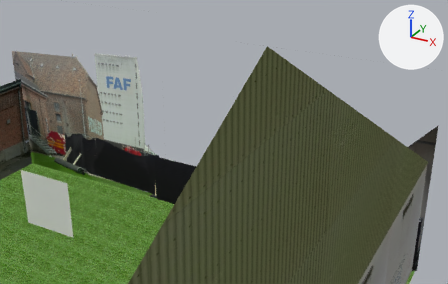
The Blender file Blender/garden.blend as it was, and as the next commit left it.
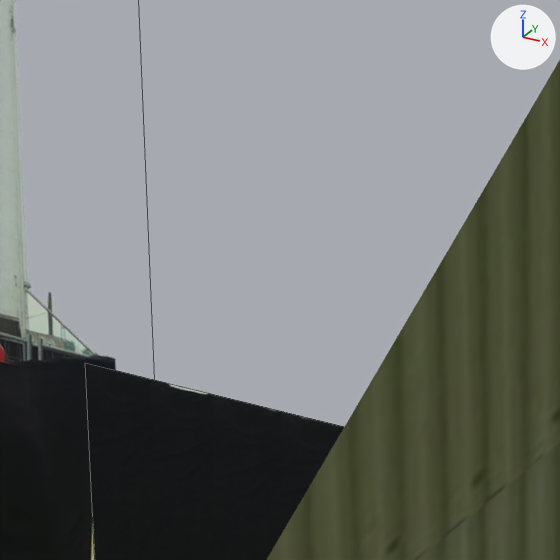
Each version appears first from a camera (50 mm lens) standing at (26.59, -22.43, 28.64) and looking at (2.0, 22.28, 6.28), and next in a close-up on the part from 31% to 52% of the width and 34% to 66% of the height. Arrows for +X, +Y and +Z are at upper right; the lights stay in place. The close-ups show mesh edges as thin lines.

The first close-up shows 'FAF', 'RearWall', 'StoreRoof'.
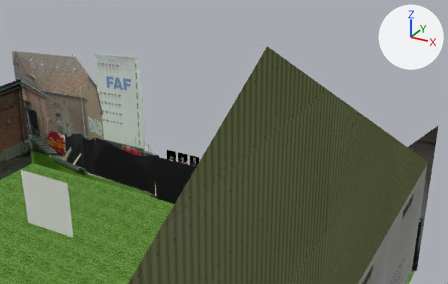
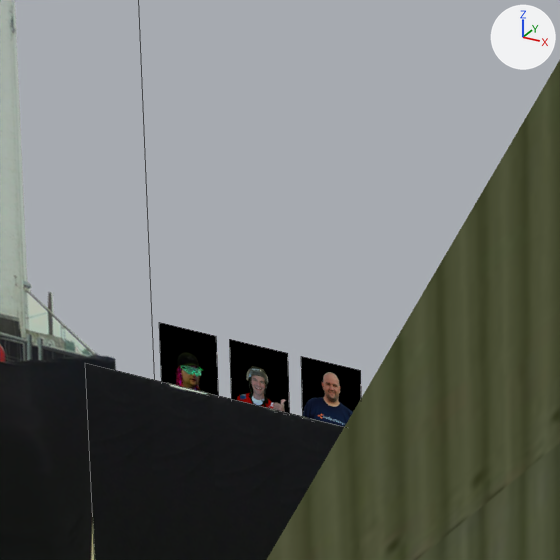
Pixel boxes (x1, y1, x2, y2) of what changed, in the close-ups (560 x 560 px):
'Heads-Shannon', added (black): after (230, 339, 290, 413)
'Heads-Rasmus', added (black): after (159, 322, 218, 395)
'Heads-Paul', added: after (301, 356, 361, 427)

The edits, one by one:
Picture 'Heads-Paul.png' (img_heads_paul_png) is new.
Picture 'Heads-Shannon.png' (img_heads_shannon_png) is new.
Picture 'Heads-Rasmus.png' (img_heads_rasmus_png) is new.
Material 'Material.003' (mat_material_003) is new.
Its texture is img_heads_paul_png.
Its roughness is 0.5.
Material 'Material.002' (mat_material_002) is new.
Its texture is img_heads_shannon_png.
Its roughness is 0.5.
Material 'Material.001' (mat_material_001) is new.
Its texture is img_heads_rasmus_png.
Its roughness is 0.5.
Mesh me_plane_007 is new.
It has 4 vertices, 1 face and spans x -1.0..1.0, y -1.0..1.0, z 0.0.
It uses material mat_material_003 (picture img_heads_paul_png).
Mesh me_plane_006 is new.
It has 4 vertices, 1 face and spans x -1.0..1.0, y -1.0..1.0, z 0.0.
It uses material mat_material_002 (picture img_heads_shannon_png).
Mesh me_plane_005 is new.
It has 4 vertices, 1 face and spans x -1.0..1.0, y -1.0..1.0, z 0.0.
It uses material mat_material_001 (picture img_heads_rasmus_png).
Object 'Heads-Paul' (ob_heads_paul) is new; it shows me_plane_007.
Its location is (0.28, 19.98, 4.93).
Its rotation in degrees is (90, 0, 0).
Its scale is (0.5, 0.5, 0.5).
Object 'Heads-Shannon' (ob_heads_shannon) is new; it shows me_plane_006.
Its location is (-0.94, 19.98, 4.93).
Its rotation in degrees is (90, 0, 0).
Its scale is (0.5, 0.5, 0.5).
Object 'Heads-Rasmus' (ob_heads_rasmus) is new; it shows me_plane_005.
Its location is (-2.17, 19.98, 4.93).
Its rotation in degrees is (90, 0, 0).
Its scale is (0.5, 0.5, 0.5).
